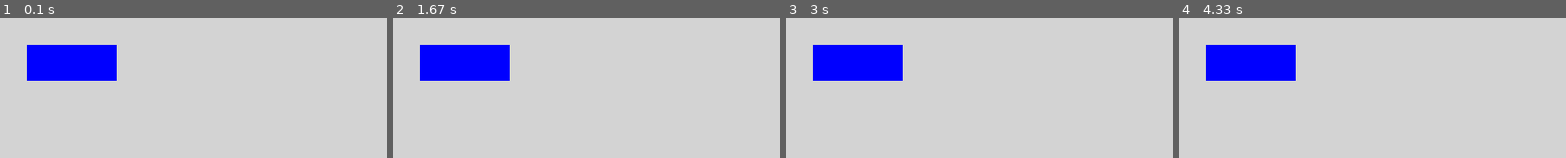
Above: before the commit, frames 1-4 (left to right).
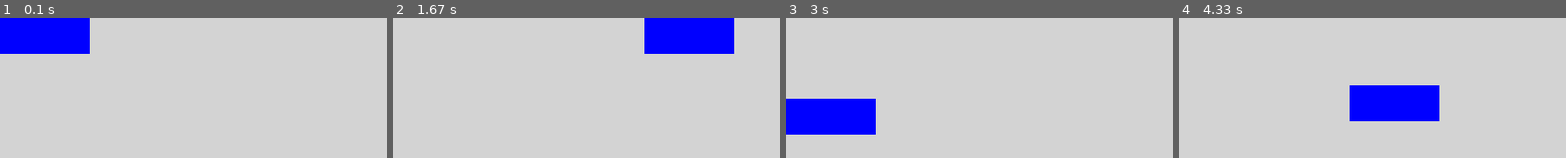
Above: after the commit, the same moments.

Repository: EnragedBread/how_to_pygame
Game: pygame game, started from main.py
The game is run twice, just before and just after one commit, with the same random seed, the same clock (stepped at 60 frames per second) and the same inputs.
Inputs:
- Up to frame 1 (0.1 s): no input
- Up to frame 2 (1.67 s): hold D 0.33-0.8 s; hold W 0.83-1.13 s; hold D 1.17-1.63 s
- Up to frame 3 (3 s): hold A 1.67-2.2 s; hold S 2.23-2.53 s; hold A 2.57-2.97 s
- Up to frame 4 (4.33 s): hold W 3-3.37 s; hold D 3.4-4.03 s; hold S from 4.07 s (still down)

The runs differ from the first frame. In frame 1, 9.8% of the frame differs, in the area x 0-31%, y 0-45%; in frame 2, 12%, in the area x 6-89%, y 0-45%; in frame 3, 12%; in frame 4, 12%.

Commit message:
move the player with wasd keys

Diff:
--- a/main.py
+++ b/main.py
@@ -1,12 +1,33 @@
 import pygame
-from pygame.locals import K_ESCAPE, KEYDOWN, QUIT
+from pygame.locals import K_ESCAPE, KEYDOWN, QUIT, K_w, K_s, K_a, K_d
 
 class Player():
     def __init__(self):
         self.surf = pygame.Surface((100, 40))
         self.surf.fill(pygame.Color('blue'))
+        self.rect = self.surf.get_rect()
     def render(self, screen):
-        screen.blit(self.surf, (30,30))
+        screen.blit(self.surf, self.rect)
+    def handle_event(self, event):
+        pass
+    def update(self, keys):
+        if keys[K_w]:
+            self.rect.move_ip(0,-5)
+        elif keys[K_s]:
+            self.rect.move_ip(0,5)
+        elif keys[K_a]:
+            self.rect.move_ip(-5,0)
+        elif keys[K_d]:
+            self.rect.move_ip(5,0)
+
+        if self.rect.left < 0:
+            self.rect.left = 0
+        elif self.rect.right > 640:
+            self.rect.right = 640
+        elif self.rect.top < 0:
+            self.rect.top = 0
+        elif self.rect.bottom > 480:
+            self.rect.bottom = 480
 
 pygame.init()
 screen = pygame.display.set_mode((640, 480))
@@ -22,6 +43,9 @@
             running = False
         elif event.type == KEYDOWN and event.key == K_ESCAPE:
             running = False
+    pressed_keys = pygame.key.get_pressed()
+    player.update(pressed_keys)
     clock.tick(60)
+    screen.fill(pygame.Color('lightgrey'))
     player.render(screen)
     pygame.display.flip()
